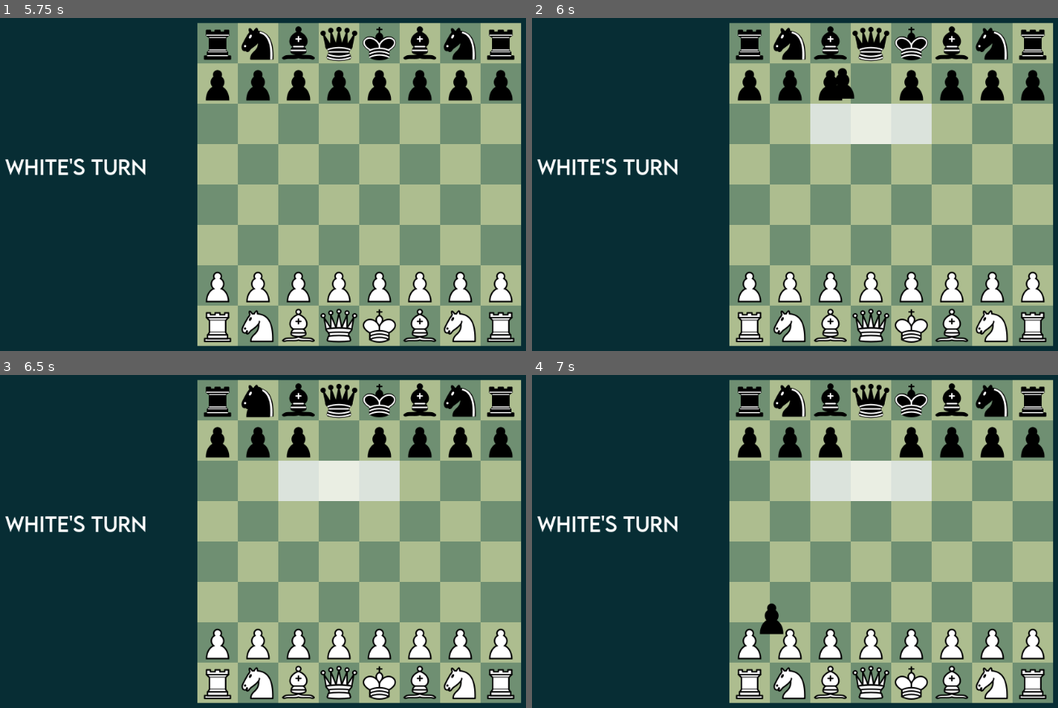
Above: before the commit, frames 1-4 (two rows, left to right).
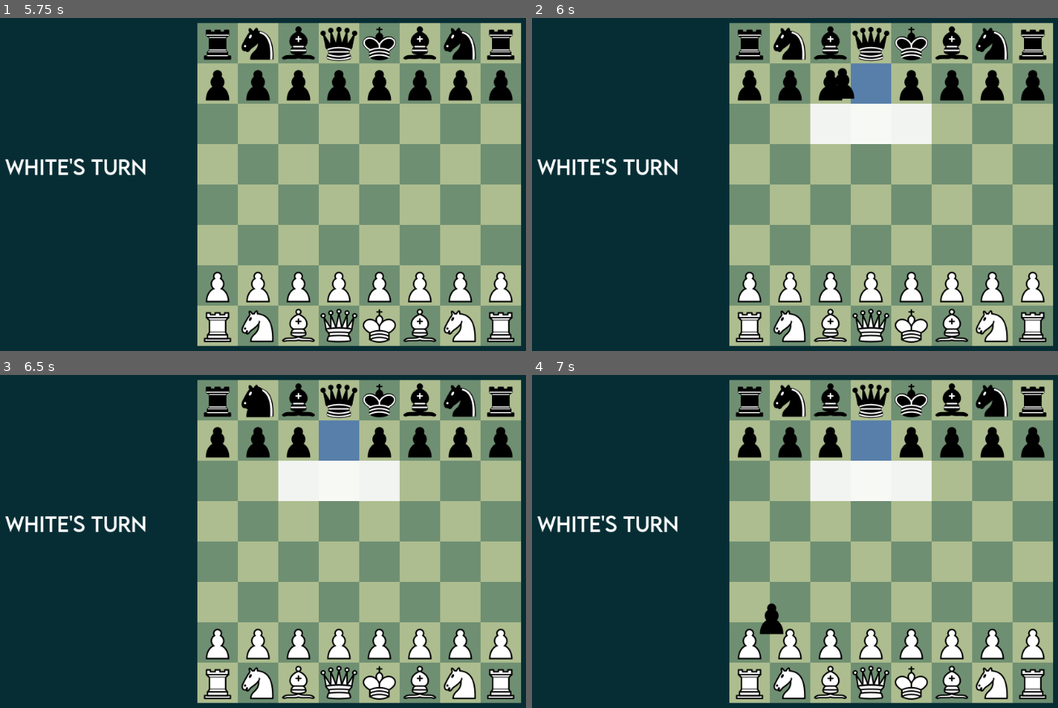
Above: after the commit, the same moments.

Repository: Maybells/godot-zone-framework
Game: Godot game, scene res://Examples/Chess/chess.tscn
Two runs of this game, one before a commit and one after it. Both use one fixed random seed, a clock stepped at 60 frames per second and the inputs below.
Inputs (mouse positions are in pixels of both pictures, inside the frame that each line leads up to):
- Up to frame 1 (5.75 s): tap Enter at 0.5, 2, 3.5 s; move the mouse to (241, 261) at 0.52 s; hold Up (ui_up) 0.53-1.25 s; click (241, 261) at 0.67 s; tap Space at 1.25, 2.75, 4.25 s; drag from (468, 241) to (215, 44) at 1.27 s; move the mouse to (78, 127) at 2.02 s; hold Down (ui_down) 2.03-2.75 s; drag from (305, 184) to (215, 44) at 2.77 s; move the mouse to (173, 91) at 3.52 s; hold Down (ui_down) 3.53-4.25 s; drag from (415, 164) to (257, 44) at 4.27 s; move the mouse to (142, 204) at 5.02 s; hold Up (ui_up) from 5.03 s (still down); click (142, 204) at 5.17 s
- Up to frame 2 (6 s): release Up (ui_up) at 5.75 s; drag from (868, 101) to (789, 44) at 5.77 s
- Up to frame 3 (6.5 s): no input
- Up to frame 4 (7 s): move the mouse to (773, 618) at 6.52 s; hold Up (ui_up) from 6.53 s (still down)

Frame 1 is identical in both runs. In frame 2, 0.9% of the frame differs, in the area x 60-69%, y 13-26%; in frame 3, 0.9%; in frame 4, 0.9%.
Error in both runs: Invalid call. Nonexistent function 'pattern_results' in base 'Reference (square_grid.gd)'. (res://Examples/Chess/chess_logic.gd:42)

Commit message:
Fixed tile hightlighting

Diff:
--- a/Examples/Chess/chess_logic.gd
+++ b/Examples/Chess/chess_logic.gd
@@ -97,12 +97,18 @@
 
 func _highlight_moves(piece):
 	reset_effect("move_possibilities")
+	reset_effect("move_origin")
+
 	var moves = _get_possible_moves(piece)
 
 	for path in moves:
 		if not path.failed:
 			add_to_effect("move_possibilities", path.end_position)
+
+	add_to_effect("move_origin", piece.zone.location)
+
 	update_effect("move_possibilities")
+	update_effect("move_origin")
 
 
 # Returns an array of obstacles at the given zone
@@ -225,6 +231,7 @@
 	reset_effect("move_possibilities")
 	reset_effect("move_origin")
 	update_effect("move_possibilities")
+	update_effect("move_origin")
 
 
 func is_valid_endpoint(zone):
--- a/Examples/Chess/tile.gd
+++ b/Examples/Chess/tile.gd
@@ -2,7 +2,8 @@
 
 const WHITE = Color(111/255.0, 143/255.0, 114/255.0)
 const BLACK = Color(173/255.0, 189/255.0, 143/255.0)
-const HIGHLIGHT = Color(1, 1, 1, 0.75)
+const HIGHLIGHT = Color(1, 1, 1, 0.9)
+const ORIGIN = Color(0.2, 0.4, 1, 0.4)
 
 
 var location
@@ -12,18 +13,15 @@
 
 func _ready():
 	if is_white:
-		color = WHITE
+		$Base.color = WHITE
 	else:
-		color = BLACK
+		$Base.color = BLACK
 
-	game.connect_to_effect("move_possibilities", self, "_on_effect_changed")
+	$Highlight.color = HIGHLIGHT
+	$Origin.color = ORIGIN
 
-
-func _draw():
-	var rect = Rect2($Corner.position, Vector2(64, 64))
-	draw_rect(rect, color)
-	if game.has_effect("move_possibilities", location):
-		draw_rect(rect, HIGHLIGHT)
+	game.connect_to_effect("move_possibilities", self, "_on_move_possibilities_changed")
+	game.connect_to_effect("move_origin", self, "_on_move_origin_changed")
 
 
 func can_accept_piece(piece):
@@ -50,6 +48,9 @@
 	.piece_removed(piece)
 
 
-func _on_effect_changed():
-	#print(id)
-	update()
+func _on_move_possibilities_changed():
+	$Highlight.visible = game.has_effect("move_possibilities", location)
+
+
+func _on_move_origin_changed():
+	$Origin.visible = game.has_effect("move_origin", location)
--- a/Examples/Chess/tile.tscn
+++ b/Examples/Chess/tile.tscn
@@ -2,9 +2,6 @@
 
 [ext_resource path="res://src/zone/zone_2d.tscn" type="PackedScene" id=1]
 [ext_resource path="res://Examples/Chess/tile.gd" type="Script" id=2]
-
-
-
 
 [sub_resource type="RectangleShape2D" id=1]
 extents = Vector2( 32, 32 )
@@ -17,3 +14,14 @@
 
 [node name="Corner" type="Node2D" parent="." index="1"]
 position = Vector2( -32, -32 )
+
+[node name="Base" type="Polygon2D" parent="." index="2"]
+polygon = PoolVector2Array( -32, -32, 32, -32, 32, 32, -32, 32 )
+
+[node name="Highlight" type="Polygon2D" parent="." index="3"]
+visible = false
+polygon = PoolVector2Array( -32, -32, 32, -32, 32, 32, -32, 32 )
+
+[node name="Origin" type="Polygon2D" parent="." index="4"]
+visible = false
+polygon = PoolVector2Array( -32, -32, 32, -32, 32, 32, -32, 32 )
